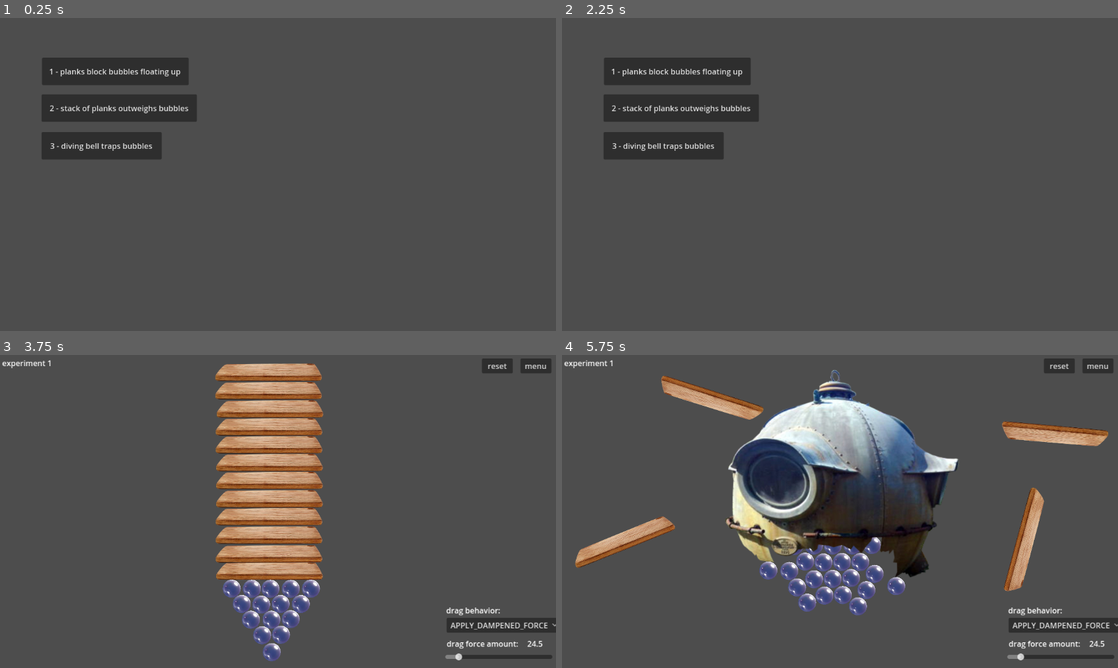
Above: before the commit, frames 1-4 (two rows, left to right).
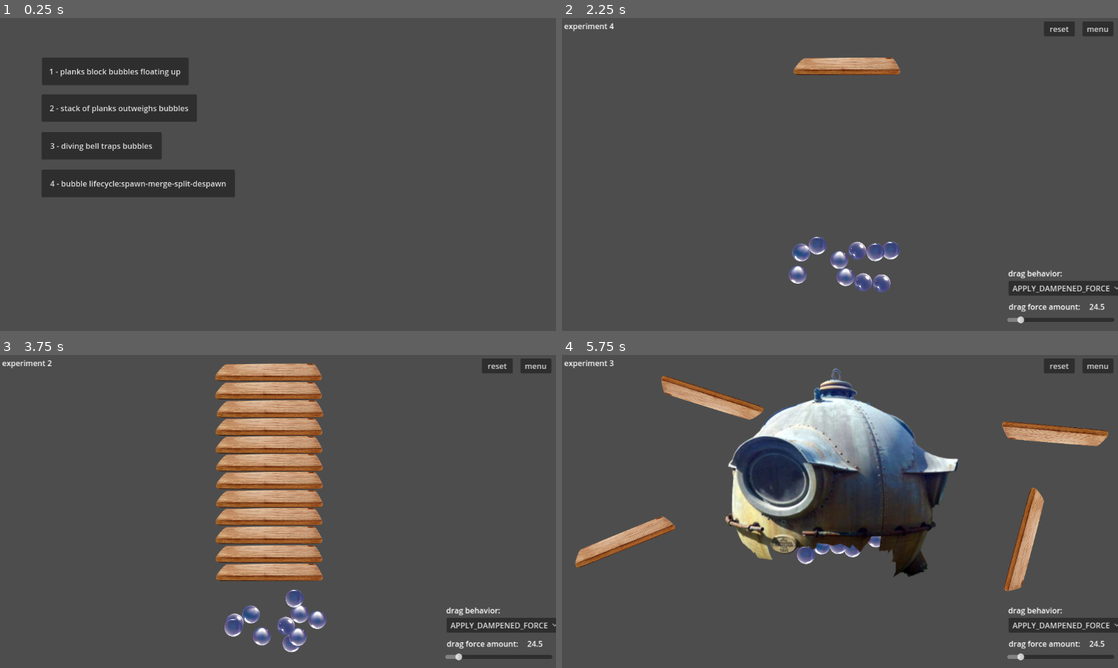
Above: after the commit, the same moments.

Repository: outrightmental/ggj25-bubble-up
Game: Godot game, scene res://scenes/main.tscn
Two runs of this game, one before a commit and one after it. Both use one fixed random seed, a clock stepped at 60 frames per second and the inputs below.
Inputs (mouse positions are in pixels of both pictures, inside the frame that each line leads up to):
- Up to frame 1 (0.25 s): no input
- Up to frame 2 (2.25 s): click "1 - planks block bubbles floa…" at 0.5 s; click "menu" at 1.25 s; click (701, 183) at 2 s, where only the run after the commit has a clickable "4 - bubble lifecycle:spawn-me…"
- Up to frame 3 (3.75 s): click (533, 364) at 2.75 s, where only the run after the commit has a clickable "menu"; click "2 - stack of planks outweighs…" at 3.5 s
- Up to frame 4 (5.75 s): click "menu" at 4.25 s; click "3 - diving bell traps bubbles" at 5 s

The runs differ from the first frame. In frame 1, 2.9% of the frame differs, in the area x 7-43%, y 48-58%; in frame 2, 11%, in the area x 0-100%, y 1-98%; in frame 3, 3.2%; in frame 4, 5.5%.

Commit message:
Bubble emitter
Game starts with some amount of bubbles being blown at the bottom of the ocean (ala whale exhaling)

Implements #17

Diff:
--- /dev/null
+++ b/models/bubble/bubble_emitter.gd
@@ -0,0 +1,29 @@
+extends Node2D
+
+@export var spawn_rate: float = 1.0  # Time between bubble spawns
+@export var max_bubbles: int = 10    # Maximum number of bubbles to spawn
+@export var spread_x: int = 100      # Maximum horizontal distance from the emitter
+@export var spread_y: int = 50       # Maximum vertical distance from the emitter
+var current_bubbles: int = 0
+
+var timer: Timer
+
+func _ready():
+	timer = Timer.new()
+	add_child(timer)
+	timer.wait_time = 1 / spawn_rate
+	timer.connect("timeout", Callable(self, "_on_Timer_timeout"))
+	timer.start()
+
+func _on_Timer_timeout():
+	if current_bubbles < max_bubbles:
+		_spawn_bubble()
+		current_bubbles += 1
+
+# Spawn at the emitter's position +/- random spread in x and y
+func _spawn_bubble():
+	var new_bubble = preload("res://models/bubble/bubble.tscn").instantiate()
+	var spread = Vector2(randf_range(-spread_x, spread_x), randf_range(-spread_y, spread_y))
+	new_bubble.variant = randi() % 4
+	new_bubble.position = spread
+	self.add_child(new_bubble)
--- a/scenes/experiment_1/experiment_1.tscn
+++ b/scenes/experiment_1/experiment_1.tscn
@@ -1,7 +1,7 @@
 [gd_scene load_steps=4 format=3 uid="uid://boafpwglnsajw"]
 
-[ext_resource type="PackedScene" uid="uid://bpm0ebbgn2yt0" path="res://models/bubble/bubble.tscn" id="1_wrxr2"]
-[ext_resource type="PackedScene" uid="uid://d4cmqk53ynl56" path="res://models/movable/movable.tscn" id="2_c1pti"]
+[ext_resource type="PackedScene" uid="uid://d4cmqk53ynl56" path="res://models/movable/movable_plank.tscn" id="2_c1pti"]
+[ext_resource type="Script" path="res://models/bubble/bubble_emitter.gd" id="2_pu2sl"]
 [ext_resource type="PackedScene" uid="uid://gl5hdp43qnoj" path="res://models/controls/controls.tscn" id="4_ek408"]
 
 [node name="Experiment 1 Scene 2D" type="Node2D"]
@@ -50,31 +50,11 @@
 position = Vector2(802, 281)
 rotation = 0.563207
 
-[node name="Bubble" parent="." instance=ExtResource("1_wrxr2")]
-position = Vector2(561, 486)
-
-[node name="Bubble7" parent="." instance=ExtResource("1_wrxr2")]
-position = Vector2(541, 451)
-
-[node name="Bubble2" parent="." instance=ExtResource("1_wrxr2")]
-position = Vector2(606, 487)
-variant = 1
-
-[node name="Bubble5" parent="." instance=ExtResource("1_wrxr2")]
-position = Vector2(652, 488)
-variant = 1
-
-[node name="Bubble3" parent="." instance=ExtResource("1_wrxr2")]
-position = Vector2(518, 487)
-variant = 2
-
-[node name="Bubble4" parent="." instance=ExtResource("1_wrxr2")]
-position = Vector2(473, 486)
-variant = 3
-
-[node name="Bubble6" parent="." instance=ExtResource("1_wrxr2")]
-position = Vector2(432, 491)
-variant = 3
+[node name="Bubble Emitter" type="Node2D" parent="."]
+position = Vector2(571, 584)
+script = ExtResource("2_pu2sl")
+spawn_rate = 100.0
+max_bubbles = 100
 
 [node name="Controls" parent="." instance=ExtResource("4_ek408")]
 
--- a/scenes/experiment_2/experiment_2.tscn
+++ b/scenes/experiment_2/experiment_2.tscn
@@ -1,7 +1,7 @@
 [gd_scene load_steps=4 format=3 uid="uid://bnxy8a4o6w04q"]
 
-[ext_resource type="PackedScene" uid="uid://d4cmqk53ynl56" path="res://models/movable/movable.tscn" id="1_bnfqk"]
-[ext_resource type="PackedScene" uid="uid://bpm0ebbgn2yt0" path="res://models/bubble/bubble.tscn" id="2_6lwqn"]
+[ext_resource type="PackedScene" uid="uid://d4cmqk53ynl56" path="res://models/movable/movable_plank.tscn" id="1_bnfqk"]
+[ext_resource type="Script" path="res://models/bubble/bubble_emitter.gd" id="2_tmyns"]
 [ext_resource type="PackedScene" uid="uid://gl5hdp43qnoj" path="res://models/controls/controls.tscn" id="3_3dinx"]
 
 [node name="Experiment 1 Scene 2D" type="Node2D"]
@@ -42,50 +42,11 @@
 [node name="board12" parent="." instance=ExtResource("1_bnfqk")]
 position = Vector2(557, 34)
 
-[node name="Bubble" parent="." instance=ExtResource("2_6lwqn")]
-position = Vector2(561, 486)
-
-[node name="Bubble2" parent="." instance=ExtResource("2_6lwqn")]
-position = Vector2(522, 486)
-
-[node name="Bubble3" parent="." instance=ExtResource("2_6lwqn")]
-position = Vector2(602, 486)
-
-[node name="Bubble4" parent="." instance=ExtResource("2_6lwqn")]
-position = Vector2(481, 487)
-
-[node name="Bubble5" parent="." instance=ExtResource("2_6lwqn")]
-position = Vector2(643, 487)
-
-[node name="Bubble6" parent="." instance=ExtResource("2_6lwqn")]
-position = Vector2(502, 520)
-
-[node name="Bubble7" parent="." instance=ExtResource("2_6lwqn")]
-position = Vector2(541, 521)
-
-[node name="Bubble8" parent="." instance=ExtResource("2_6lwqn")]
-position = Vector2(581, 520)
-
-[node name="Bubble9" parent="." instance=ExtResource("2_6lwqn")]
-position = Vector2(622, 521)
-
-[node name="Bubble10" parent="." instance=ExtResource("2_6lwqn")]
-position = Vector2(601, 554)
-
-[node name="Bubble11" parent="." instance=ExtResource("2_6lwqn")]
-position = Vector2(562, 555)
-
-[node name="Bubble12" parent="." instance=ExtResource("2_6lwqn")]
-position = Vector2(521, 556)
-
-[node name="Bubble13" parent="." instance=ExtResource("2_6lwqn")]
-position = Vector2(543, 590)
-
-[node name="Bubble14" parent="." instance=ExtResource("2_6lwqn")]
-position = Vector2(582, 589)
-
-[node name="Bubble15" parent="." instance=ExtResource("2_6lwqn")]
-position = Vector2(563, 625)
+[node name="Bubble Emitter" type="Node2D" parent="."]
+position = Vector2(561, 555)
+script = ExtResource("2_tmyns")
+spawn_rate = 100.0
+max_bubbles = 100
 
 [node name="Controls" parent="." instance=ExtResource("3_3dinx")]
 
@@ -94,4 +55,4 @@
 offset_top = -359.0
 offset_right = -350.5
 offset_bottom = -335.0
-text = "experiment 1"
+text = "experiment 2"
--- a/scenes/experiment_3/experiment_3.tscn
+++ b/scenes/experiment_3/experiment_3.tscn
@@ -1,7 +1,7 @@
 [gd_scene load_steps=5 format=3 uid="uid://ccm6dn1ipaysr"]
 
-[ext_resource type="PackedScene" uid="uid://d4cmqk53ynl56" path="res://models/movable/movable.tscn" id="1_5j7qw"]
-[ext_resource type="PackedScene" uid="uid://bpm0ebbgn2yt0" path="res://models/bubble/bubble.tscn" id="2_yw3at"]
+[ext_resource type="PackedScene" uid="uid://d4cmqk53ynl56" path="res://models/movable/movable_plank.tscn" id="1_5j7qw"]
+[ext_resource type="Script" path="res://models/bubble/bubble_emitter.gd" id="2_d5wi0"]
 [ext_resource type="PackedScene" uid="uid://gl5hdp43qnoj" path="res://models/controls/controls.tscn" id="3_ex1rj"]
 [ext_resource type="PackedScene" uid="uid://dic112bb06qtg" path="res://models/movable/movable_diving_bell.tscn" id="4_ixh10"]
 
@@ -23,116 +23,11 @@
 position = Vector2(307, 88)
 rotation = -2.83332
 
-[node name="Bubble" parent="." instance=ExtResource("2_yw3at")]
-position = Vector2(561, 486)
-
-[node name="Bubble2" parent="." instance=ExtResource("2_yw3at")]
-position = Vector2(522, 486)
-
-[node name="Bubble3" parent="." instance=ExtResource("2_yw3at")]
-position = Vector2(602, 486)
-
-[node name="Bubble4" parent="." instance=ExtResource("2_yw3at")]
-position = Vector2(481, 487)
-
-[node name="Bubble5" parent="." instance=ExtResource("2_yw3at")]
-position = Vector2(642, 485)
-
-[node name="Bubble6" parent="." instance=ExtResource("2_yw3at")]
-position = Vector2(502, 520)
-
-[node name="Bubble7" parent="." instance=ExtResource("2_yw3at")]
-position = Vector2(541, 521)
-
-[node name="Bubble8" parent="." instance=ExtResource("2_yw3at")]
-position = Vector2(581, 520)
-
-[node name="Bubble9" parent="." instance=ExtResource("2_yw3at")]
-position = Vector2(622, 521)
-
-[node name="Bubble10" parent="." instance=ExtResource("2_yw3at")]
-position = Vector2(601, 554)
-
-[node name="Bubble11" parent="." instance=ExtResource("2_yw3at")]
-position = Vector2(562, 555)
-
-[node name="Bubble12" parent="." instance=ExtResource("2_yw3at")]
-position = Vector2(521, 556)
-
-[node name="Bubble13" parent="." instance=ExtResource("2_yw3at")]
-position = Vector2(543, 590)
-
-[node name="Bubble14" parent="." instance=ExtResource("2_yw3at")]
-position = Vector2(582, 589)
-
-[node name="Bubble26" parent="." instance=ExtResource("2_yw3at")]
-position = Vector2(683, 486)
-
-[node name="Bubble27" parent="." instance=ExtResource("2_yw3at")]
-position = Vector2(502, 450)
-
-[node name="Bubble28" parent="." instance=ExtResource("2_yw3at")]
-position = Vector2(583, 449)
-
-[node name="Bubble29" parent="." instance=ExtResource("2_yw3at")]
-position = Vector2(662, 448)
-
-[node name="Bubble34" parent="." instance=ExtResource("2_yw3at")]
-position = Vector2(663, 521)
-
-[node name="Bubble30" parent="." instance=ExtResource("2_yw3at")]
-position = Vector2(543, 450)
-
-[node name="Bubble31" parent="." instance=ExtResource("2_yw3at")]
-position = Vector2(583, 370)
-
-[node name="Bubble37" parent="." instance=ExtResource("2_yw3at")]
-position = Vector2(622, 371)
-
-[node name="Bubble32" parent="." instance=ExtResource("2_yw3at")]
-position = Vector2(622, 592)
-
-[node name="Bubble33" parent="." instance=ExtResource("2_yw3at")]
-position = Vector2(641, 557)
-
-[node name="Bubble15" parent="." instance=ExtResource("2_yw3at")]
-position = Vector2(541, 370)
-
-[node name="Bubble16" parent="." instance=ExtResource("2_yw3at")]
-position = Vector2(562, 412)
-
-[node name="Bubble35" parent="." instance=ExtResource("2_yw3at")]
-position = Vector2(604, 411)
-
-[node name="Bubble36" parent="." instance=ExtResource("2_yw3at")]
-position = Vector2(641, 410)
-
-[node name="Bubble17" parent="." instance=ExtResource("2_yw3at")]
-position = Vector2(523, 411)
-
-[node name="Bubble18" parent="." instance=ExtResource("2_yw3at")]
-position = Vector2(482, 414)
-
-[node name="Bubble19" parent="." instance=ExtResource("2_yw3at")]
-position = Vector2(440, 486)
-
-[node name="Bubble20" parent="." instance=ExtResource("2_yw3at")]
-position = Vector2(461, 525)
-
-[node name="Bubble21" parent="." instance=ExtResource("2_yw3at")]
-position = Vector2(463, 449)
-
-[node name="Bubble22" parent="." instance=ExtResource("2_yw3at")]
-position = Vector2(623, 449)
-
-[node name="Bubble23" parent="." instance=ExtResource("2_yw3at")]
-position = Vector2(500, 373)
-
-[node name="Bubble24" parent="." instance=ExtResource("2_yw3at")]
-position = Vector2(481, 559)
-
-[node name="Bubble25" parent="." instance=ExtResource("2_yw3at")]
-position = Vector2(503, 593)
+[node name="Bubble Emitter" type="Node2D" parent="."]
+position = Vector2(546, 280)
+script = ExtResource("2_d5wi0")
+spawn_rate = 100.0
+max_bubbles = 100
 
 [node name="Controls" parent="." instance=ExtResource("3_ex1rj")]
 
@@ -141,7 +36,7 @@
 offset_top = -359.0
 offset_right = -350.5
 offset_bottom = -335.0
-text = "experiment 1"
+text = "experiment 3"
 
 [node name="RigidBody2D" parent="." instance=ExtResource("4_ixh10")]
 position = Vector2(581, 240)
--- /dev/null
+++ b/scenes/experiment_4/experiment_4.tscn
@@ -0,0 +1,25 @@
+[gd_scene load_steps=4 format=3 uid="uid://djsk56db14mx0"]
+
+[ext_resource type="Script" path="res://models/bubble/bubble_emitter.gd" id="2_4oogt"]
+[ext_resource type="PackedScene" uid="uid://d4cmqk53ynl56" path="res://models/movable/movable_plank.tscn" id="3_p8522"]
+[ext_resource type="PackedScene" uid="uid://gl5hdp43qnoj" path="res://models/controls/controls.tscn" id="3_scdhr"]
+
+[node name="Experiment 1 Scene 2D" type="Node2D"]
+
+[node name="Controls" parent="." instance=ExtResource("3_scdhr")]
+
+[node name="Label" type="Label" parent="Controls"]
+offset_left = -462.5
+offset_top = -359.0
+offset_right = -350.5
+offset_bottom = -335.0
+text = "experiment 4"
+
+[node name="Bubble Emitter" type="Node2D" parent="."]
+position = Vector2(586, 517)
+script = ExtResource("2_4oogt")
+spawn_rate = 100.0
+max_bubbles = 100
+
+[node name="RigidBody2D" parent="." instance=ExtResource("3_p8522")]
+position = Vector2(591, 98)
--- a/scenes/main.gd
+++ b/scenes/main.gd
@@ -12,5 +12,9 @@
 	_on_navigate_experiment(3)
 
 
+func _on_navigate_experiment_4() -> void:
+	_on_navigate_experiment(4)
+
+
 func _on_navigate_experiment(experiment_number: int) -> void:
 	get_tree().change_scene_to_file("res://scenes/experiment_" + str(experiment_number) + "/experiment_" + str(experiment_number) + ".tscn")
--- a/scenes/main.tscn
+++ b/scenes/main.tscn
@@ -31,6 +31,15 @@
 theme = SubResource("Theme_o41tl")
 text = "3 - diving bell traps bubbles"
 
+[node name="Button4" type="Button" parent="."]
+offset_left = 86.0
+offset_top = 314.0
+offset_right = 487.0
+offset_bottom = 371.0
+theme = SubResource("Theme_o41tl")
+text = "4 - bubble lifecycle:spawn-merge-split-despawn"
+
 [connection signal="pressed" from="Button" to="." method="_on_navigate_experiment_1"]
 [connection signal="pressed" from="Button2" to="." method="_on_navigate_experiment_2"]
 [connection signal="pressed" from="Button3" to="." method="_on_navigate_experiment_3"]
+[connection signal="pressed" from="Button4" to="." method="_on_navigate_experiment_4"]
Renamed: models/movable/movable.tscn -> models/movable/movable_plank.tscn
